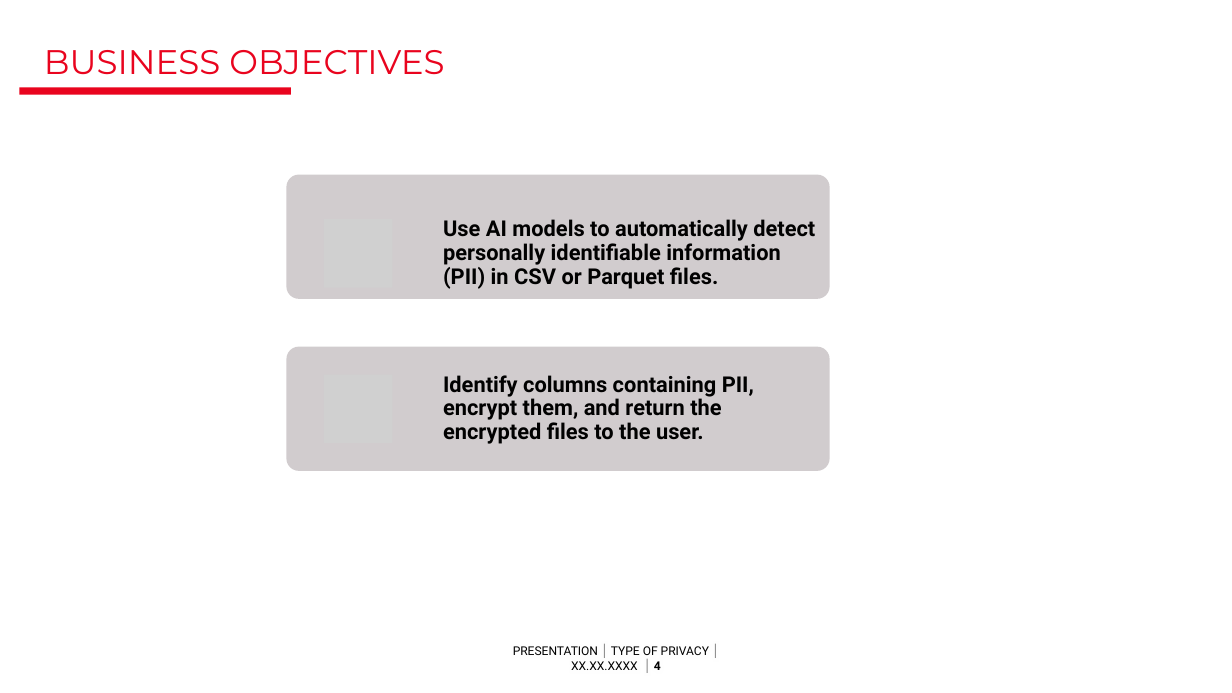
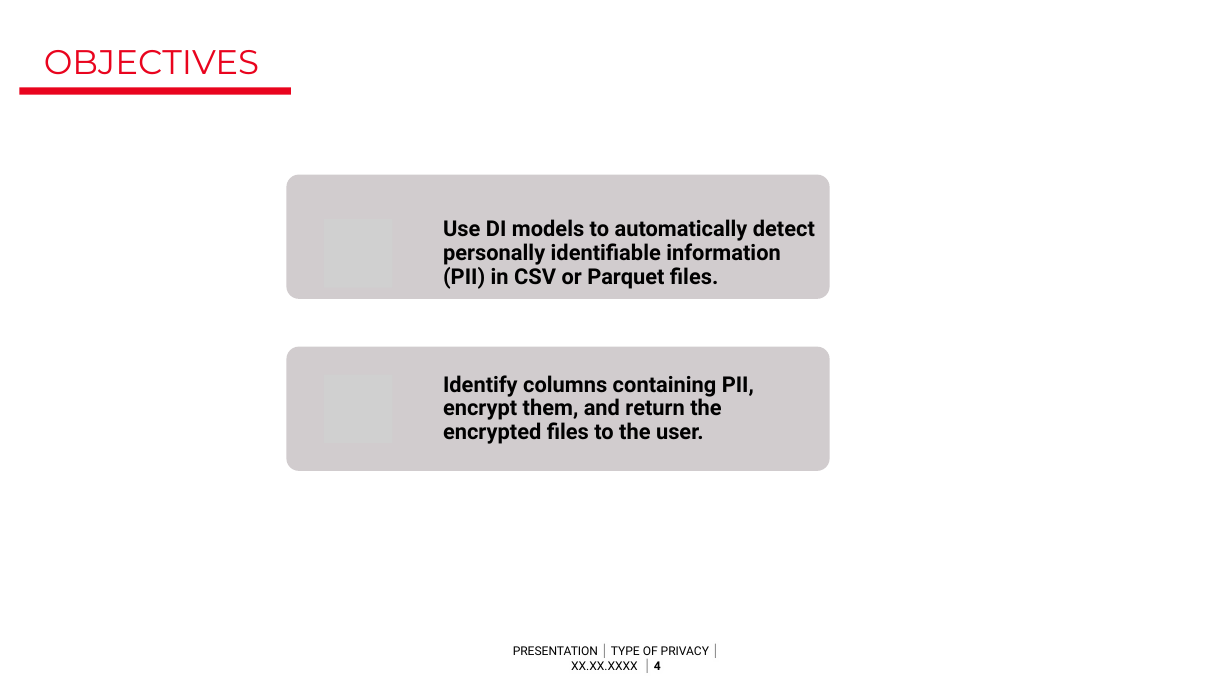
Before and after one commit to amanagrawal151/data-anonymiser, a slide deck: slide 4 of SGBOTS.pptx. Drawn at 1232x693 pixels with LibreOffice and Linux fonts; fonts in the diff are those of the drawing; grey boxes stand for pictures; background and template pictures are left out. Boxes give left, top, right and bottom in pixels: in the first picture for what was removed or moved away, otherwise in the second. Text is boxed around its words. In the diff, an @@ line names an element or a change of style, - is before the commit and + after.

```diff
--- a/SGBOTS.pptx
+++ b/SGBOTS.pptx
@@ title at box(44, 50, 259, 75): text changed @@
-BUSINESS OBJECTIVES
+OBJECTIVES
@@ text at box(443, 219, 815, 289): text changed @@
-Use AI models to automatically detect personally identifiable information (PII) in CSV or Parquet files.
+Use DI models to automatically detect personally identifiable information (PII) in CSV or Parquet files.
```
Also in this commit, not shown: 2 other slides changed, 1 other file.
